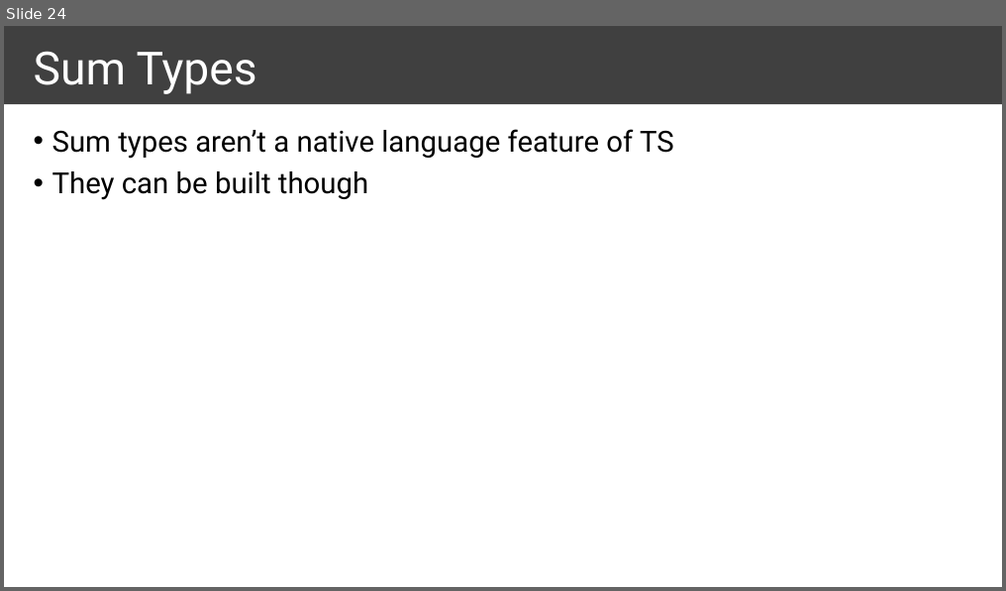
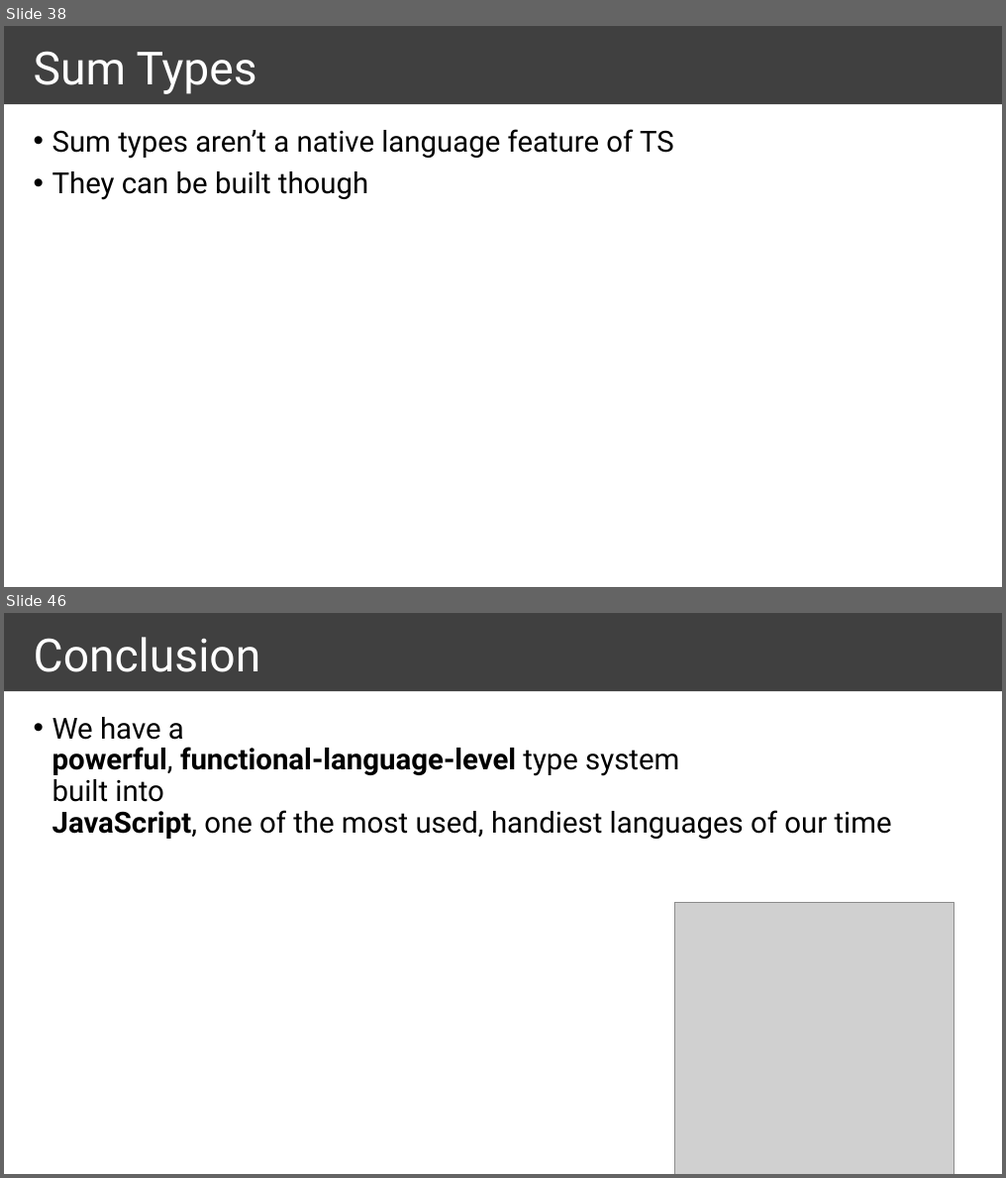
Before and after one commit to ymekesser/a-type-of-magic-presentation, a slide deck: a-type-of-magic.pptx. Shown one above the other, each under a label of ours: slide 24 before the commit, slides 38 and 46 after it; the slides between them are not shown. The pictures are 1006x591 and 1006x1178 pixels, drawn with LibreOffice and Linux fonts; fonts in the diff are those of the drawing; grey boxes stand for pictures. Boxes give left, top, right and bottom in pixels: in the first picture for what was removed or moved away, otherwise in the second. Text is boxed around its words. In the diff, an @@ line names an element or a change of style, - is before the commit and + after.

```diff
--- a/a-type-of-magic.pptx
+++ b/a-type-of-magic.pptx
@@ slide 46 added at bbox=[4, 613, 1002, 1174], background #FFFFFF; not listed: 1 template element that a slide beside it also shows @@
@@ title added at bbox=[34, 637, 261, 672], 44 pt, text #FFFFFF @@
+Conclusion
@@ text added at bbox=[53, 717, 892, 839], 28 pt, text #000000 @@
+• We have a
+  powerful, functional-language-level type system
+  built into
+  JavaScript, one of the most used, handiest languages of our time
@@ picture added at bbox=[675, 902, 954, 1174] @@
@@ what was slide 24 is now slide 38 @@
```
Also in this commit, not shown: 11 slides changed, 21 other slides added, 7 other files.
